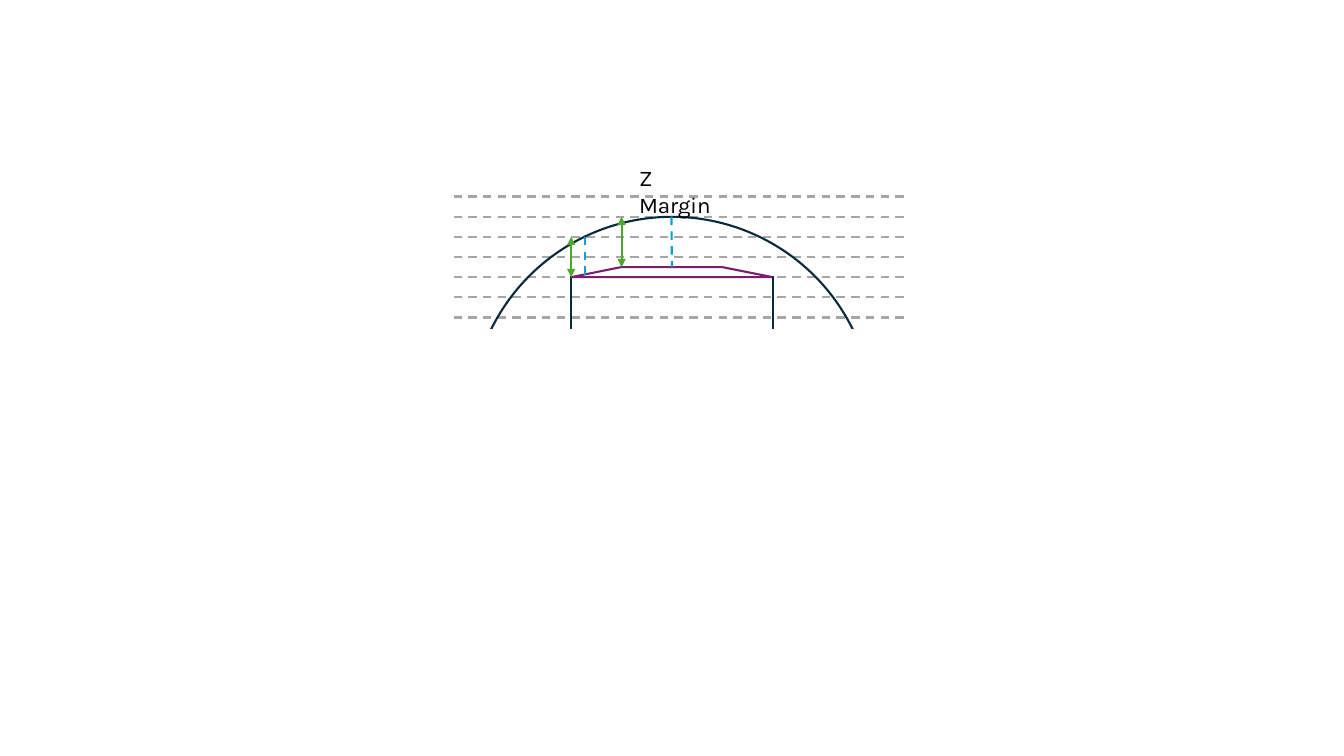
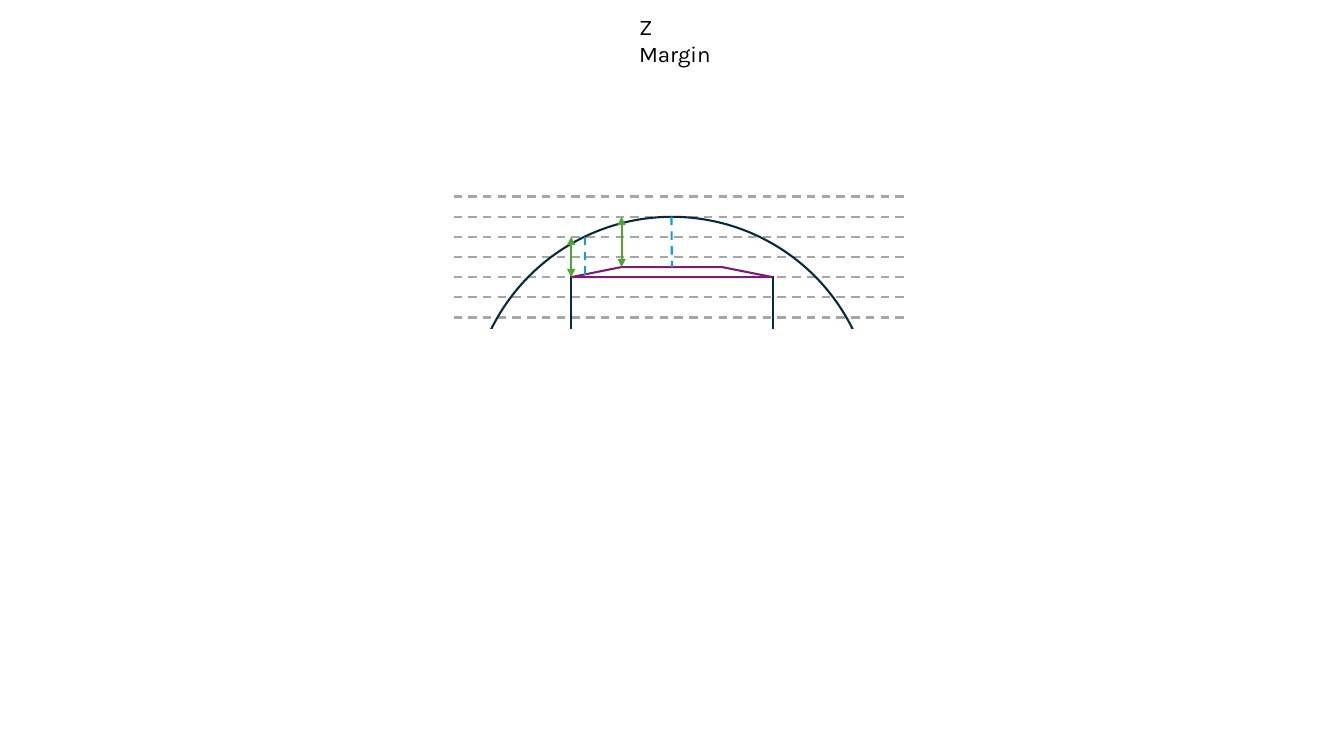
Before and after one commit to GregSal/StructureRelations, a slide deck: slide 7 of src/Images/Box_in_Circle/Box_in_Circle.pptx (slide 5 before the commit). Drawn at 1344x756 pixels with LibreOffice and Linux fonts; fonts in the diff are those of the drawing. Boxes give left, top, right and bottom in pixels: in the first picture for what was removed or moved away, otherwise in the second. Text is boxed around its words. In the diff, an @@ line names an element or a change of style, - is before the commit and + after.

```diff
--- a/src/Images/Box_in_Circle/Box_in_Circle.pptx
+++ b/src/Images/Box_in_Circle/Box_in_Circle.pptx
@@ text "Z Margin": place and size @@
-text "Z Margin" at (639, 172, 711, 219)
+text "Z Margin" at (639, 21, 711, 68)
```
Also in this commit, not shown: 4 other slides changed, 3 slides added, 6 other files.
